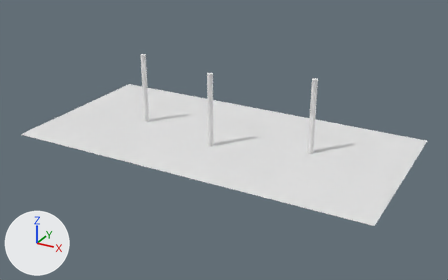
One commit to the COLLADA model gcop_ros_bullet/urdf/meshes/obstacle_course_blender_model/obstacle_course.dae: the scene before it, then after it.
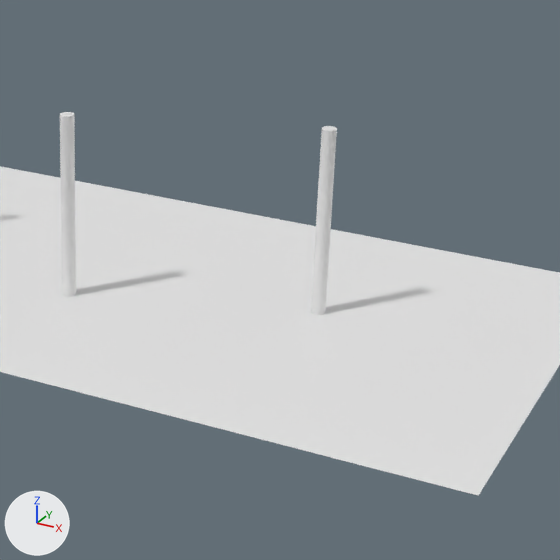
There are two pictures of each version: one whole from a 50 mm lens placed at (15.2, -27.4, 13.6), pointed at (0.5, -0.6, 0.2), one close up on the part from 41% to 91% of the width and 10% to 90% of the height. Every picture has the same lights, and +X, +Y and +Z are marked at lower left. Materials are left out; every surface is plain grey.
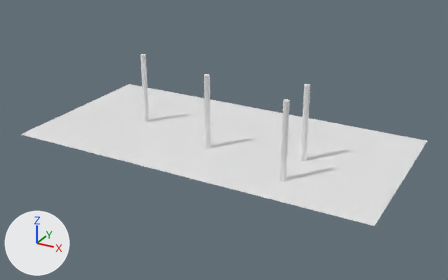
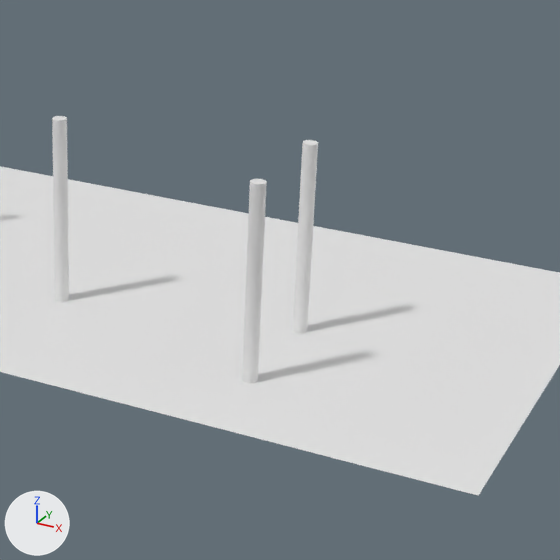
Location of each change, (x1, y1, x2, y2) in pixels of the close-ups (560 x 560 px):
'Cylinder_002', reshaped, rescaled: before (0, 112, 560, 495); after (0, 116, 560, 495)
part 1 of me_cylinder_002, added: after (292, 140, 318, 333)
part 2 of me_cylinder_002, added: after (52, 116, 69, 302)
part 3 of me_cylinder_002, added: after (242, 179, 267, 384)
part 4 of me_cylinder_002, deleted: before (60, 112, 76, 297)
part 5 of me_cylinder_002, deleted: before (311, 126, 337, 315)
part 6 of me_cylinder_002, added: after (0, 166, 560, 495)

Edits to the bpy script that builds the scene:
```text
Change me_cylinder_002:
    used by ob_cylinder_002; location = (0.0, 0.0, 0.0); scale = (0.15, 0.15, 2.0)
    verts and faces of me_cylinder_002; kept vertices keep their numbers, new ones are numbered from 196
    remove me_cylinder_002.from_pydata(...)  # 196 vertices, 374 faces; spans x -66.7..66.7, y -33.3..33.3, z 0.0..2.0
    add me_cylinder_002.from_pydata(...)  # 260 vertices, 498 faces; spans x -10.0..10.0, y -5.0..5.0, z 0.0..4.0
    me_cylinder_002 part 1: a new loose piece, a 32-sided cylinder along z spanning x 4.85..5.15, y -0.65..-0.35, z 0.0..4.0
    me_cylinder_002 part 2: a new loose piece, a 32-sided cylinder along z spanning x -0.15..0.15, y -1.65..-1.35, z 0.0..4.0
    me_cylinder_002 part 3: a new loose piece, a 32-sided cylinder along z spanning x 4.85..5.15, y -3.15..-2.85, z 0.0..4.0
    me_cylinder_002 part 4: the loose piece of 64 vertices spanning x -1.0..1.0, y -9.0..-7.0, z 0.0..2.0 is deleted
    me_cylinder_002 part 5: the loose piece of 64 vertices spanning x 32.3..34.3, y 2.3..4.3, z 0.0..2.0 is deleted
    me_cylinder_002 part 6
    add verts[196] = (10.0, -5.0, 0.0)  # pixel (478, 495)
    add verts[197] = (-10.0, -5.0, 0.0)
    add verts[198] = (10.0, 5.0, 0.0)
    add verts[199] = (-10.0, 5.0, 0.0)
    add faces += [(196, 199, 197), (196, 198, 199)]
Change ob_cylinder_002:
    ob_cylinder_002.scale: (0.15, 0.15, 2.0) -> (1.0, 1.0, 1.0)
```
